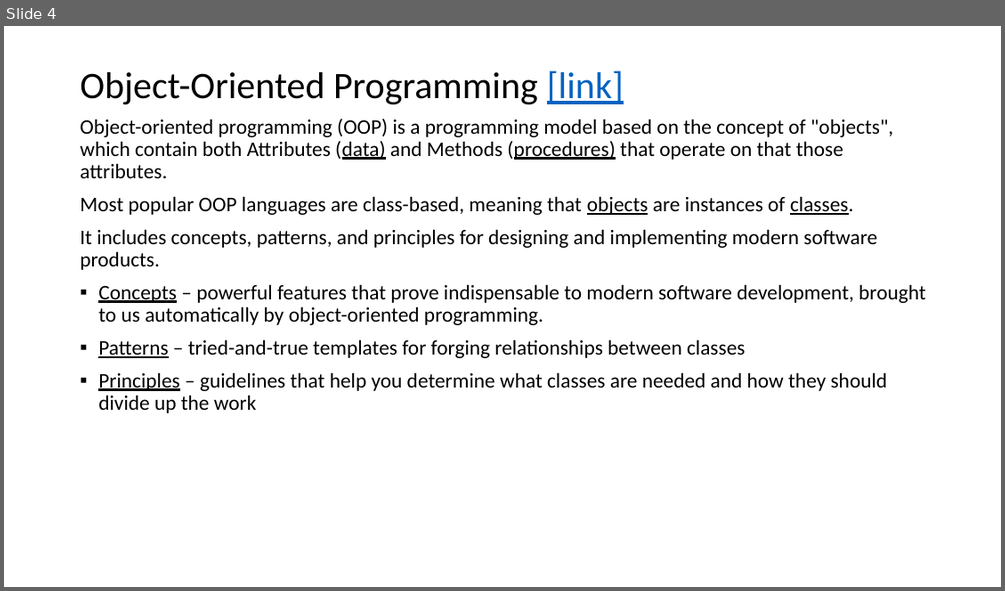
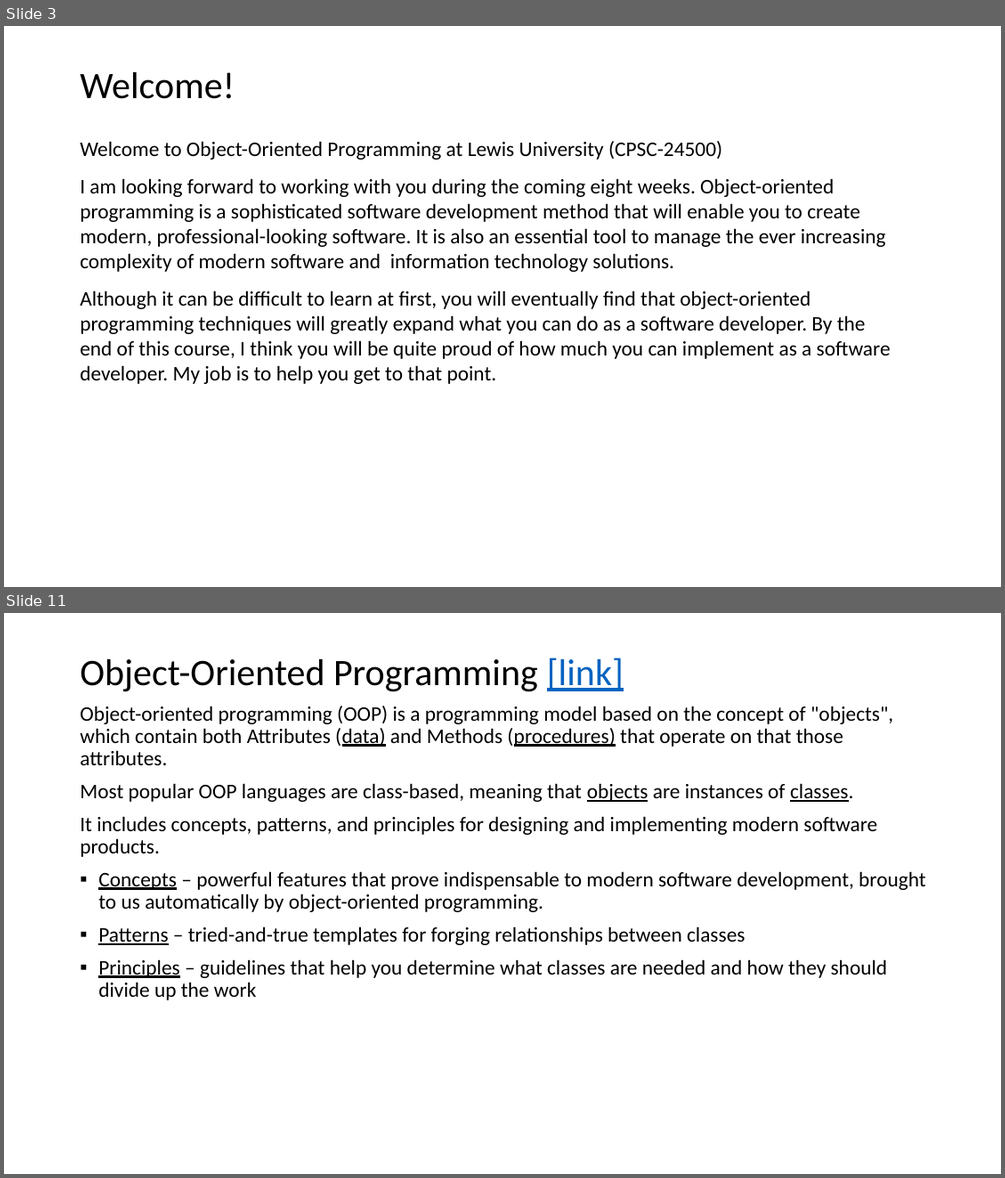
Before and after one commit to EricJPogue/www-epogue-info, a slide deck: CPSC-24500/Week01/2016SpringW01SlidesLecture.pptx. Shown one above the other, each under a label of ours: slide 4 before the commit, slides 3 and 11 after it; the slides between them are not shown. The pictures are 1005x591 and 1005x1178 pixels, drawn with LibreOffice and Linux fonts; fonts in the diff are those of the drawing. Boxes give left, top, right and bottom in pixels: in the first picture for what was removed or moved away, otherwise in the second. Text is boxed around its words. In the diff, an @@ line names an element or a change of style, - is before the commit and + after.

```diff
--- a/CPSC-24500/Week01/2016SpringW01SlidesLecture.pptx
+++ b/CPSC-24500/Week01/2016SpringW01SlidesLecture.pptx
@@ slide 3 added at (4, 26, 1001, 587), background #FFFFFF @@
@@ title added at (80, 72, 235, 99), 36 pt, text #000000 @@
+Welcome!
@@ text added at (80, 141, 890, 384), 20 pt, text #000000 @@
+Welcome to Object-Oriented Programming at Lewis University (CPSC-24500)
+I am looking forward to working with you during the coming eight weeks. Object-oriented programming is a sophisticated software development method that will enable you to create modern, professional-looking software. It is also an essential tool to manage the ever increasing complexity of modern software and information technology solutions.
+Although it can be difficult to learn at first, you will eventually find that object-oriented programming techniques will greatly expand what you can do as a software developer. By the end of this course, I think you will be quite proud of how much you can implement as a software developer. My job is to help you get to that point.
@@ what was slide 4 is now slide 11 @@
```
Also in this commit, not shown: 4 slides changed, 7 other slides added, 2 other files.
